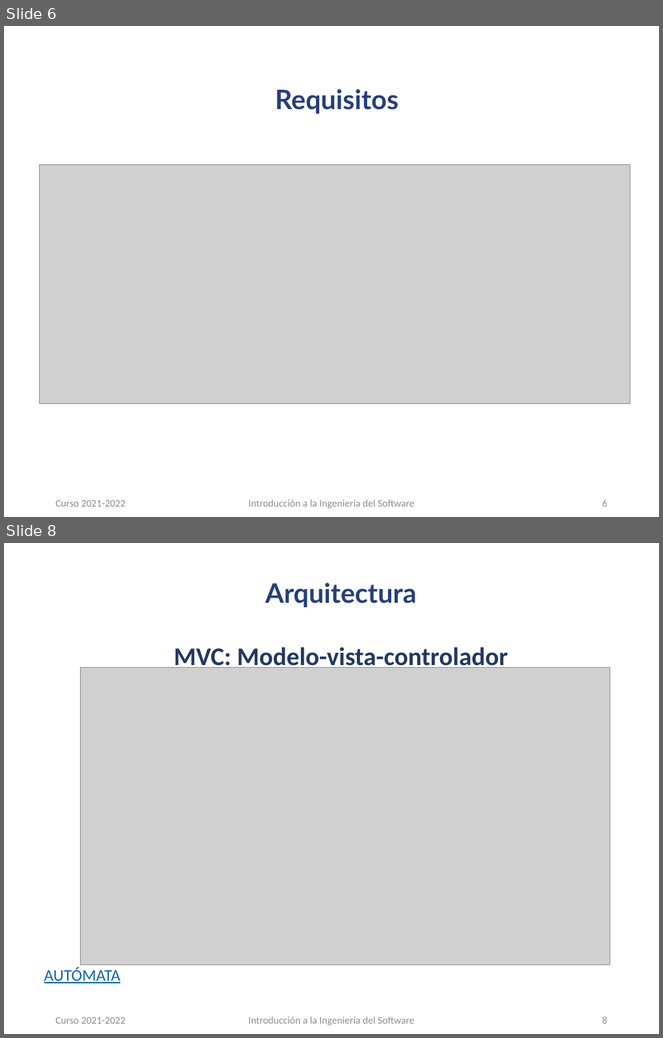
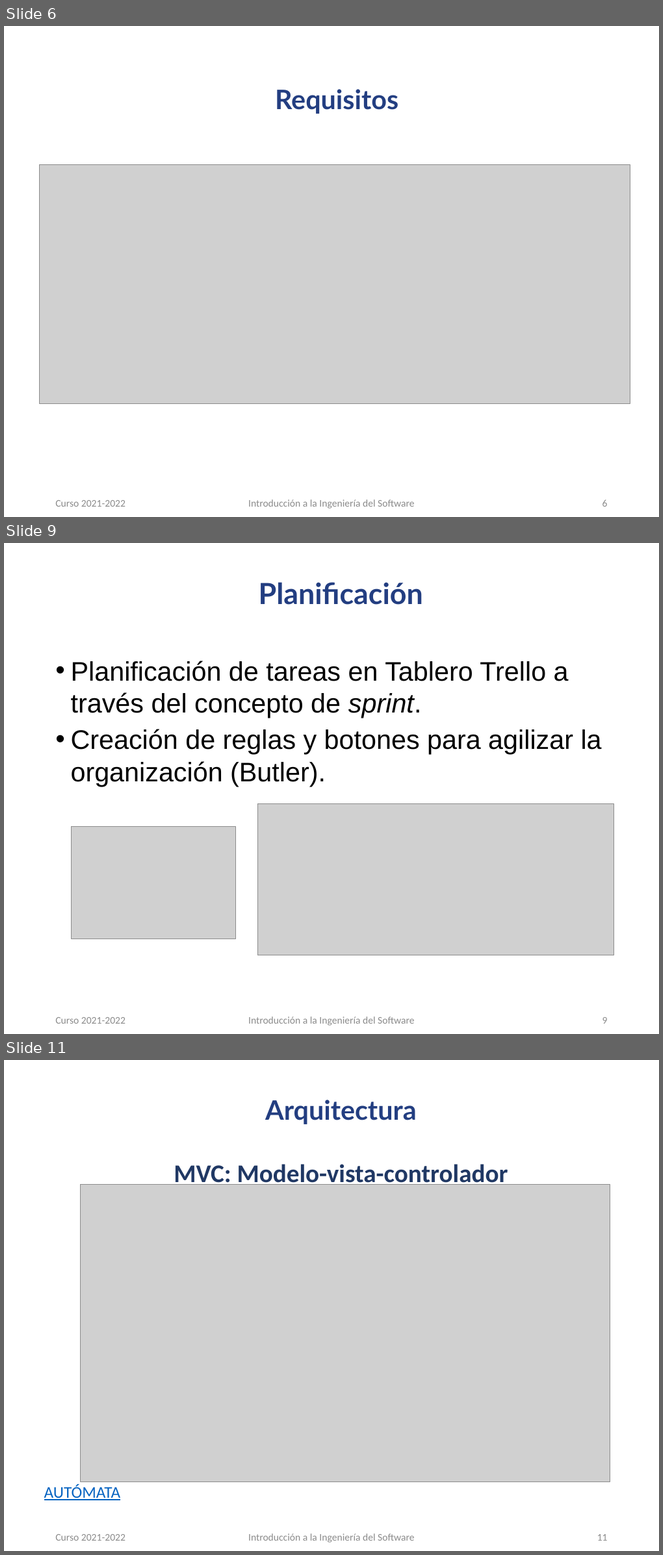
Before and after one commit to carloscmor/PRIMERA_FILA, a slide deck: PFentertainment_presentación.pptx. Shown one above the other, each under a label of ours: slides 6 and 8 before the commit, slides 6, 9 and 11 after it; the slides between them are not shown. The pictures are 663x1038 and 663x1555 pixels, drawn with LibreOffice and Linux fonts; fonts in the diff are those of the drawing; grey boxes stand for pictures; background and template pictures are left out. Boxes give left, top, right and bottom in pixels: in the first picture for what was removed or moved away, otherwise in the second. Text is boxed around its words. In the diff, an @@ line names an element or a change of style, - is before the commit and + after.

Commit message:
Actualización de presentación del proyecto
Agregadas diapositivas y animaciones a la sección de "Planificación" (WIP).

```diff
--- a/PFentertainment_presentación.pptx
+++ b/PFentertainment_presentación.pptx
@@ slide 9 added at box(4, 543, 659, 1034), background #FFFFFF @@
@@ title added at box(259, 582, 423, 605), 32 pt, text #233E81, bold @@
+Planificación
@@ text added at box(71, 661, 569, 718), 29.5 pt, text #000000 @@
+• Planificación de tareas en Tablero Trello a través del concepto de sprint.
@@ text added at box(71, 729, 602, 787), 29.5 pt, text #000000 @@
+• Creación de reglas y botones para agilizar la organización (Butler).
@@ picture added at box(258, 804, 614, 956) @@
@@ picture added at box(72, 826, 236, 939) @@
@@ text added at box(55, 1017, 126, 1024), 11.1 pt, text #8C8C8C @@
+Curso 2021-2022
@@ text added at box(248, 1017, 414, 1026), 11.1 pt, text #8C8C8C @@
+Introducción a la Ingeniería del Software
@@ page number added at box(603, 1017, 608, 1024), 11.1 pt, text #8C8C8C @@
+9
@@ what was slide 8 is now slide 11 @@
@@ page number at box(597, 1534, 608, 1541): text changed @@
-8
+11
```
Also in this commit, not shown: 1 slide changed, 2 other slides added.
